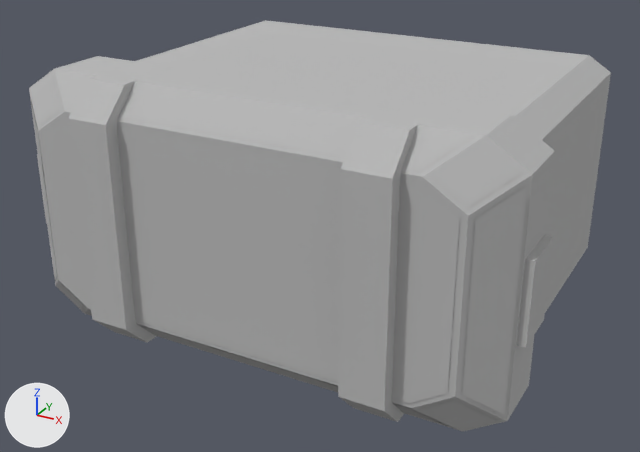
Renders of the Blender file InteriorLight.blend from each side of a commit.
Both versions are drawn from a camera (50 mm lens) standing at (0.379, 0.629, 0.311) and looking at (-0.003, 1.323, -0.036). Every picture has the same lights, and +X, +Y and +Z are marked at lower left.

The first picture shows 'Light', 'terminal_section_1'.
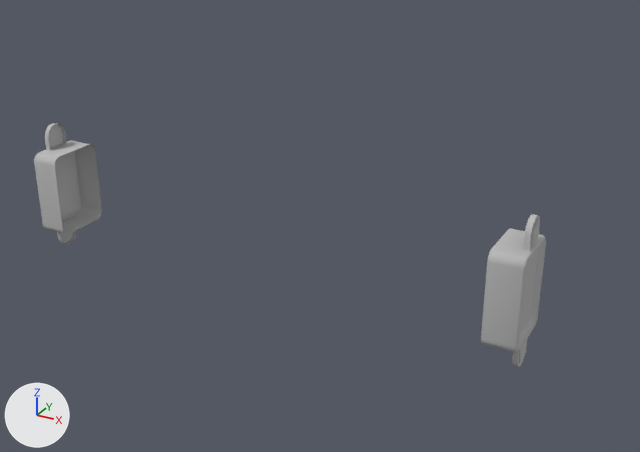
Boxes (x1, y1, x2, y2) around the edits, measured in the pictures (640 x 452 px):
```json
{"object": "Light", "change": "deleted", "before": [29, 20, 611, 431], "faces in mat_light (its picture is missing)": [29, 20, 611, 431], "faces in mat_emissive (its picture is missing)": [30, 73, 528, 429]}
{"object": "terminal_section_1", "change": "modifiers changed", "before": [37, 154, 554, 348], "after": [34, 123, 546, 367], "on screen": "26% taller"}
```

The change, as JSON lines over the scene's bpy script:
```json
{"op": "remove", "block": "ob_light", "code": ["ob_light = bpy.data.objects.new('Light', me_untitled_006)", "ob_light.location = (0.0, 0.0, 0.0)"]}
{"op": "remove", "block": "ob_detector_terminal_1", "code": "ob_detector_terminal_1.parent = ob_light"}
{"op": "remove", "block": "ob_light01", "code": "ob_light01.parent = ob_light"}
{"op": "remove", "block": "ob_terminal_section_1", "code": "ob_terminal_section_1.parent = ob_light"}
{"op": "add", "block": "ob_terminal_section_1", "code": "_m = ob_terminal_section_1.modifiers.new('Mirror', 'MIRROR')"}
```
